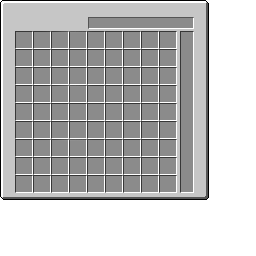
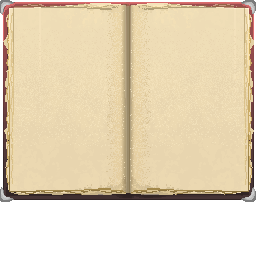
Layer changes from the first 256 × 256 image to the second:
renamed "Edge Spacer" to "alchemicalBook.png", moved it out of group "Spacers", painted on it over [0, 0, 256, 202]
removed layer "Search Box" over [88, 17, 194, 29]
removed layer "Scroll Bar" over [180, 31, 194, 193]
removed layer "Player Knowledge Inventory" over [15, 31, 178, 193]
removed layer "Background" over [0, 0, 209, 200]
